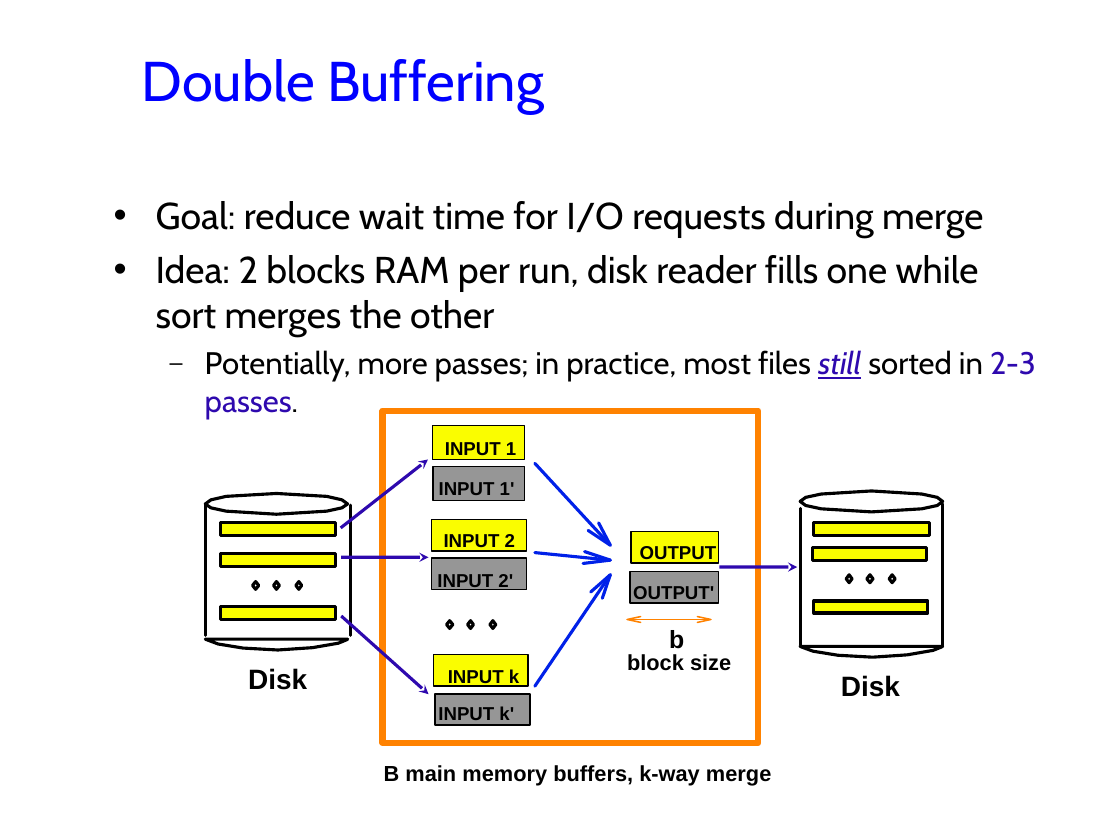
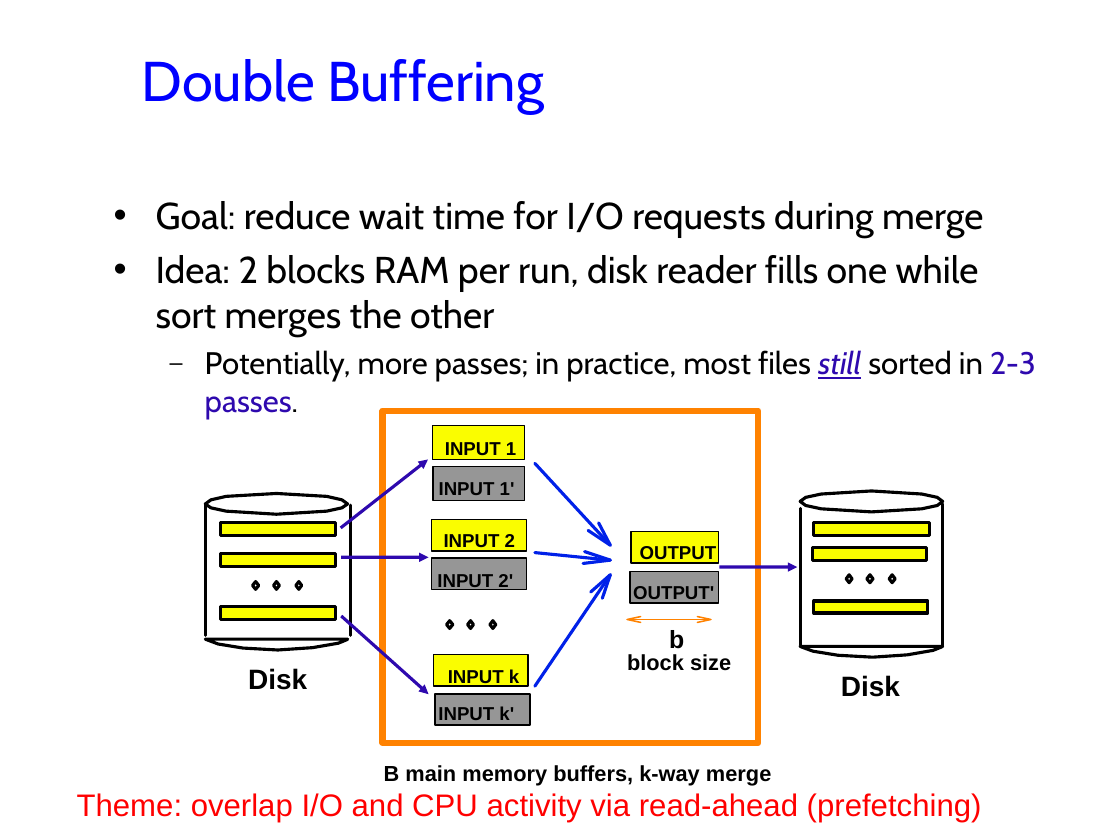
Before and after one commit to jhellerstein/cs186-09, a slide deck: slide 12 of lecs/07-Sorting.ppt. Drawn at 1120x840 pixels with LibreOffice and Linux fonts; fonts in the diff are those of the drawing; background and template pictures are left out. Boxes give left, top, right and bottom in pixels: in the first picture for what was removed or moved away, otherwise in the second. Text is boxed around its words. In the diff, an @@ line names an element or a change of style, - is before the commit and + after.

```diff
--- a/lecs/07-Sorting.ppt
+++ b/lecs/07-Sorting.ppt
@@ arrow (340, 528) - (428, 459): arrowheads changed @@
@@ arrow (342, 558) - (429, 558): arrowheads changed @@
@@ arrow (719, 567) - (797, 567): arrowheads changed @@
@@ arrow (342, 616) - (429, 694): arrowheads changed @@
@@ text added at (77, 793, 982, 822), 20 pt, text #FF0000 @@
+Theme: overlap I/O and CPU activity via read-ahead (prefetching)
```
Also in this commit, not shown: 4 other slides changed.
